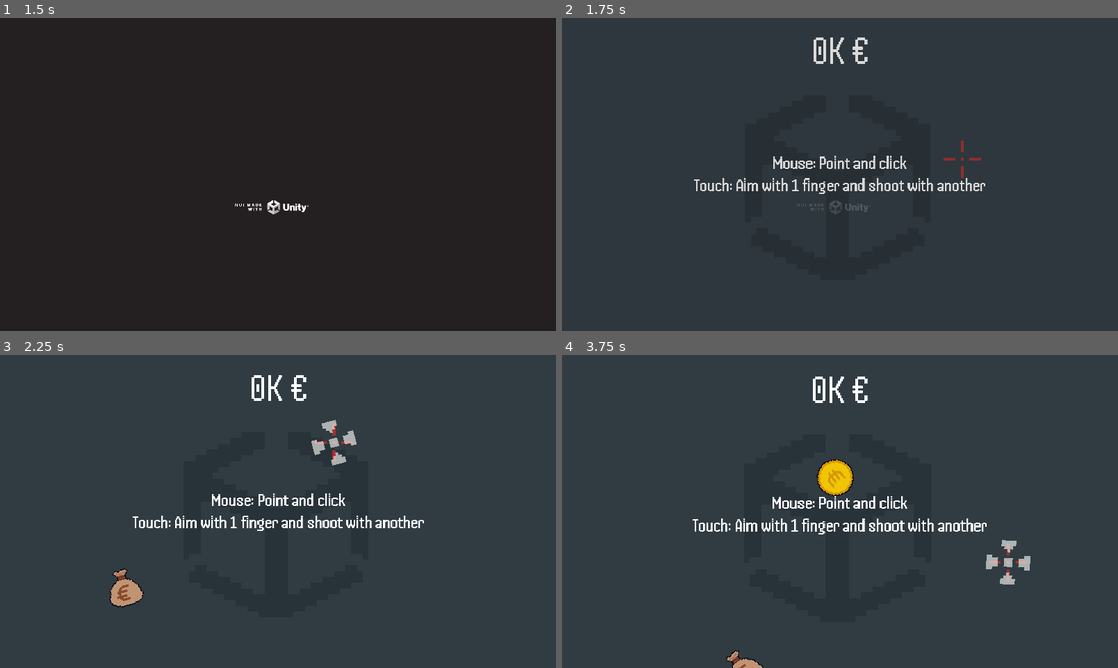
Above: before the commit, frames 1-4 (two rows, left to right).
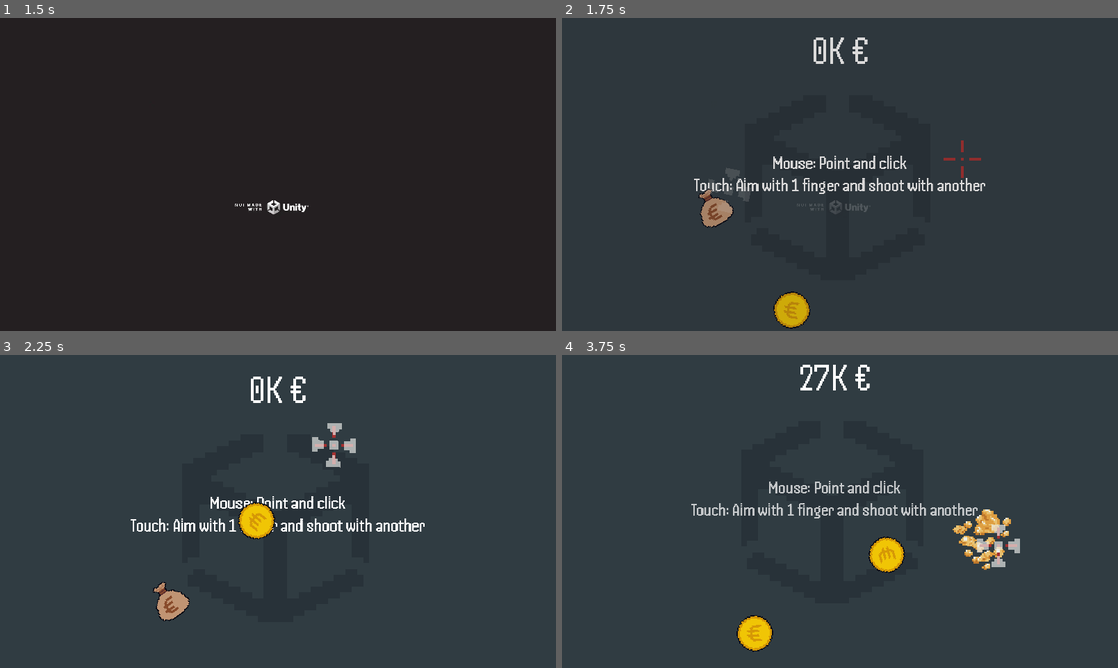
Above: after the commit, the same moments.

Repository: timoschwarzer/unity-footgun
Game: Godot game, scene res://Stage.tscn
Same seed, same stepped clock (60 frames per second), same inputs: the game is played once before the commit and once after it.
Inputs (mouse positions are in pixels of both pictures, inside the frame that each line leads up to):
- Up to frame 1 (1.5 s): tap Enter at 0.5 s; move the mouse to (400, 158) at 0.52 s; click (400, 158) at 0.6 s; tap Space at 1.25 s; drag from (166, 190) to (400, 158) at 1.27 s
- Up to frame 2 (1.75 s): no input
- Up to frame 3 (2.25 s): move the mouse to (333, 442) at 2.02 s; click (333, 442) at 2.1 s
- Up to frame 4 (3.75 s): drag from (812, 574) to (673, 464) at 2.77 s; move the mouse to (1006, 558) at 3.52 s; click (1006, 558) at 3.6 s

Frame 1 is identical in both runs. In frame 2, 1.4% of the frame differs, in the area x 23-73%, y 9-100%; in frame 3, 3.7%; in frame 4, 5.9%, in the area x 23-85%, y 3-100%.

Commit message:
Fix Yes button not working on touch screens

Diff:
--- a/Crosshair.gd
+++ b/Crosshair.gd
@@ -32,7 +32,7 @@
 func _input(event: InputEvent) -> void:
 	if event is InputEventScreenTouch || event is InputEventScreenDrag:
 		if event.index == 0:
-			aim_pos = get_viewport_transform().affine_inverse() * event.position - Vector2(0, 150)
+			aim_pos = get_viewport_transform().affine_inverse() * event.position + Vector2(100, -150)
 	elif event is InputEventMouse:
 		aim_pos = event.position
 
--- a/Stage.gd
+++ b/Stage.gd
@@ -86,8 +86,11 @@
 	score_label.text = '%sK €' % make_score_string(displayed_score)
 
 func _input(event: InputEvent) -> void:
-	if event is InputEventScreenTouch && event.index == 1 && event.pressed:
-		touch_shot_scheduled = true
+	if event is InputEventScreenTouch && event.pressed:
+		if event.index == 1 && GameState.active:
+			touch_shot_scheduled = true
+		elif !GameState.active:
+			_on_yes_button_pressed()
 
 func make_score_string(value):
 	var score_string = str(value)
